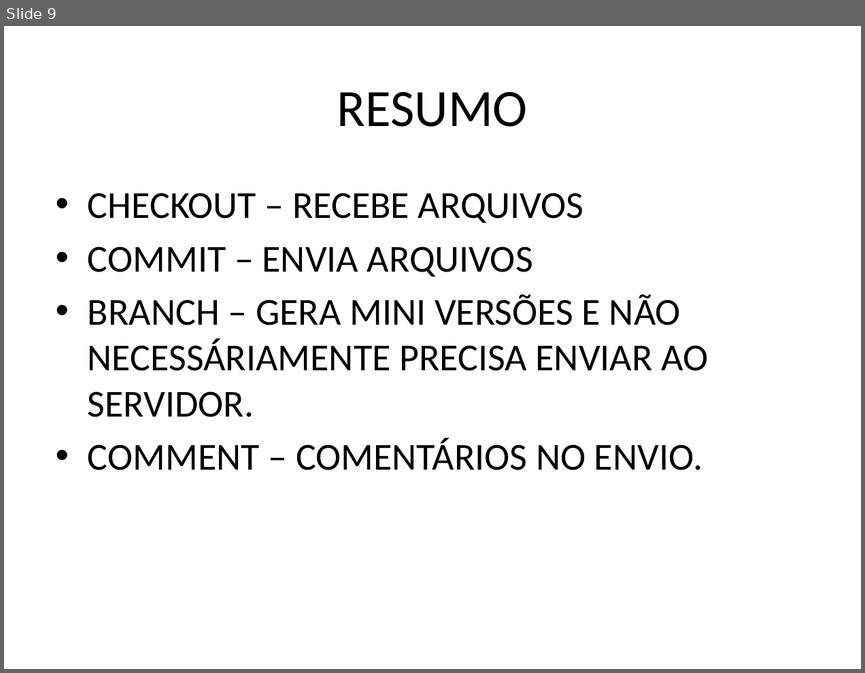
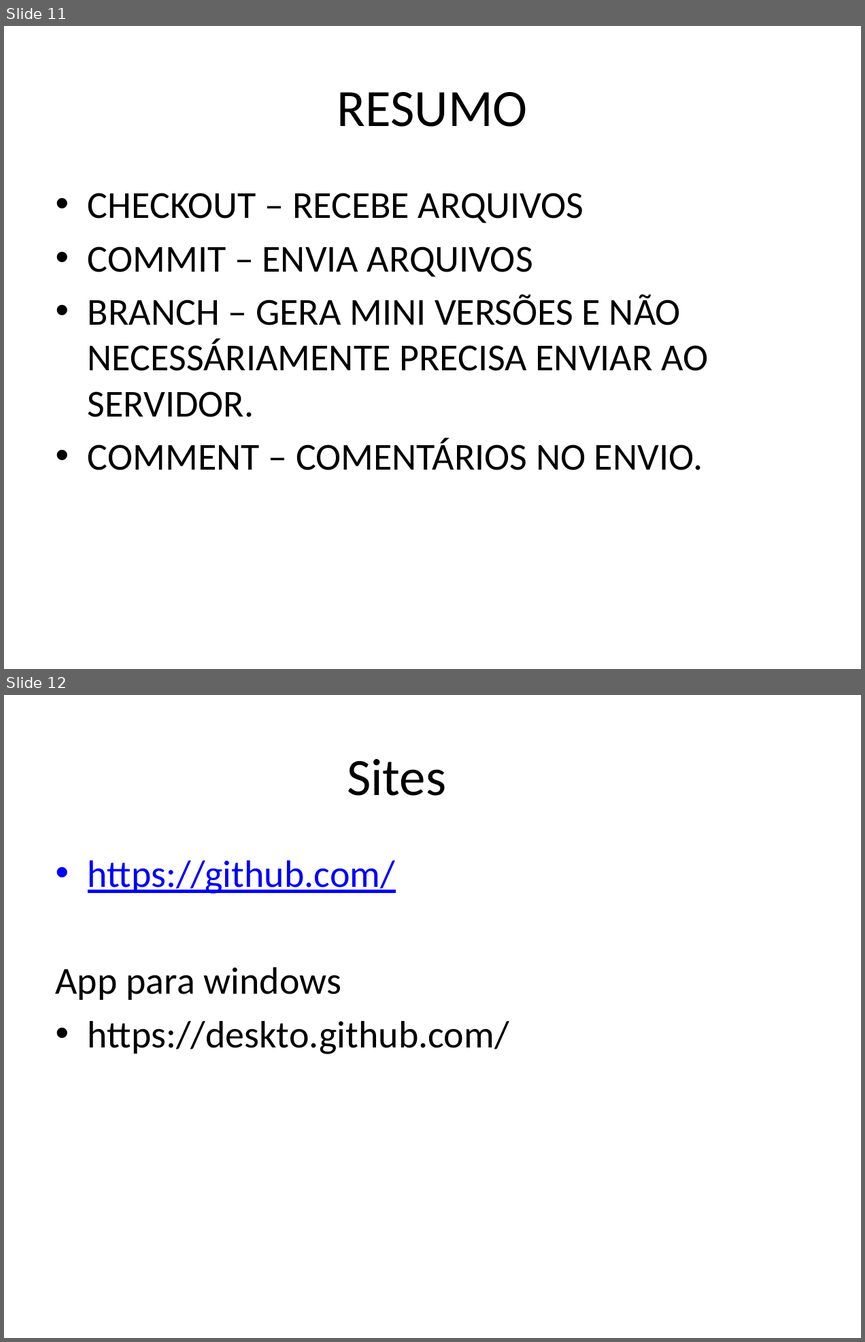
Before and after one commit to feliperoecker/tei, a slide deck: GIT.pptx. Shown one above the other, each under a label of ours: slide 9 before the commit, slides 11 and 12 after it. The pictures are 865x673 and 865x1342 pixels, drawn with LibreOffice and Linux fonts; fonts in the diff are those of the drawing. Boxes give left, top, right and bottom in pixels: in the first picture for what was removed or moved away, otherwise in the second. Text is boxed around its words. In the diff, an @@ line names an element or a change of style, - is before the commit and + after.

```diff
--- a/GIT.pptx
+++ b/GIT.pptx
@@ slide 12 added at (4, 695, 861, 1338), background #FFFFFF @@
@@ title added at (347, 759, 446, 796), 44 pt, text #000000 @@
+Sites
@@ text added at (56, 860, 509, 1054), 32 pt, text #000000 @@
+• https://github.com/
+App para windows
+• https://deskto.github.com/
@@ what was slide 9 is now slide 11 @@
```
Also in this commit, not shown: 4 slides changed, 2 other slides added.
